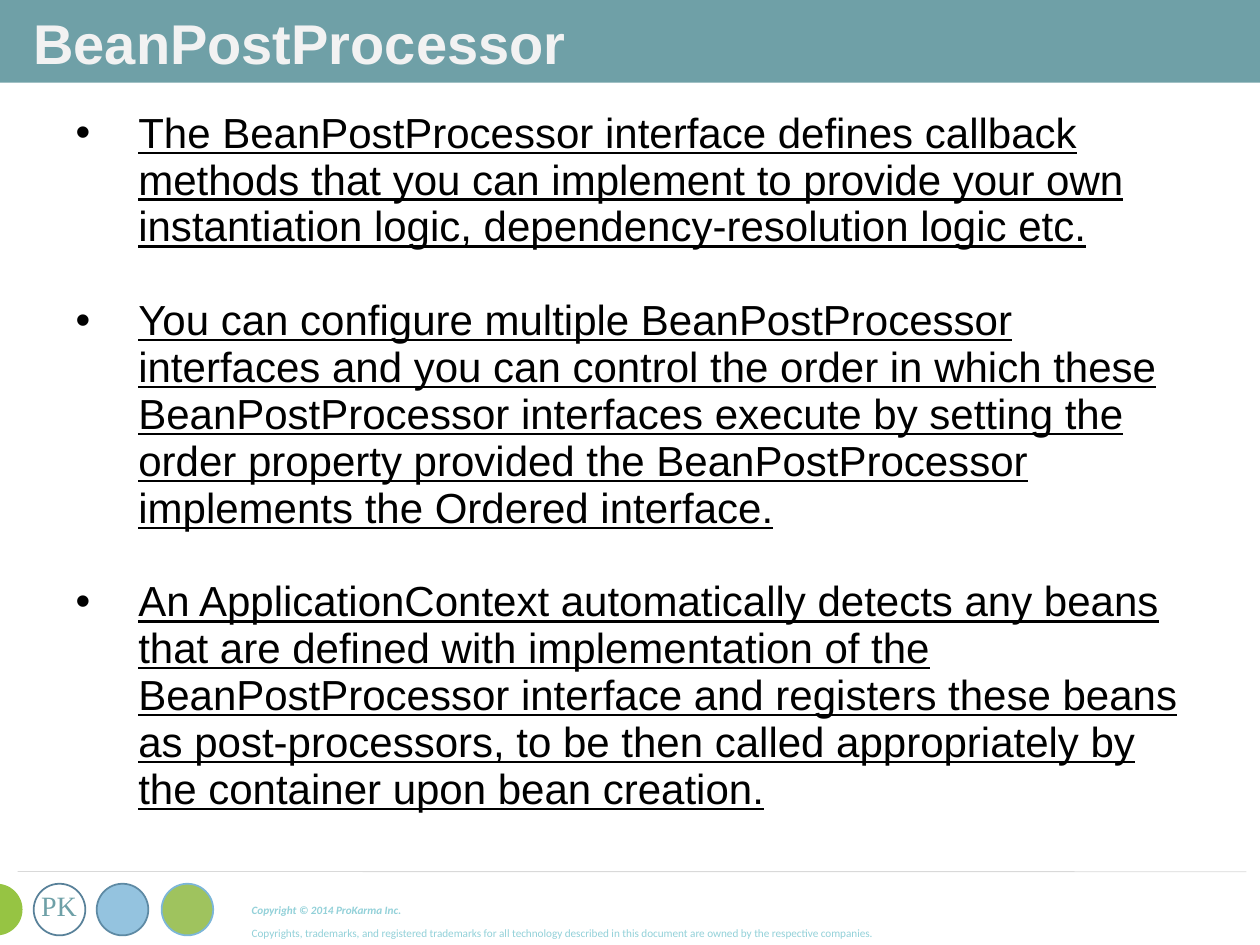
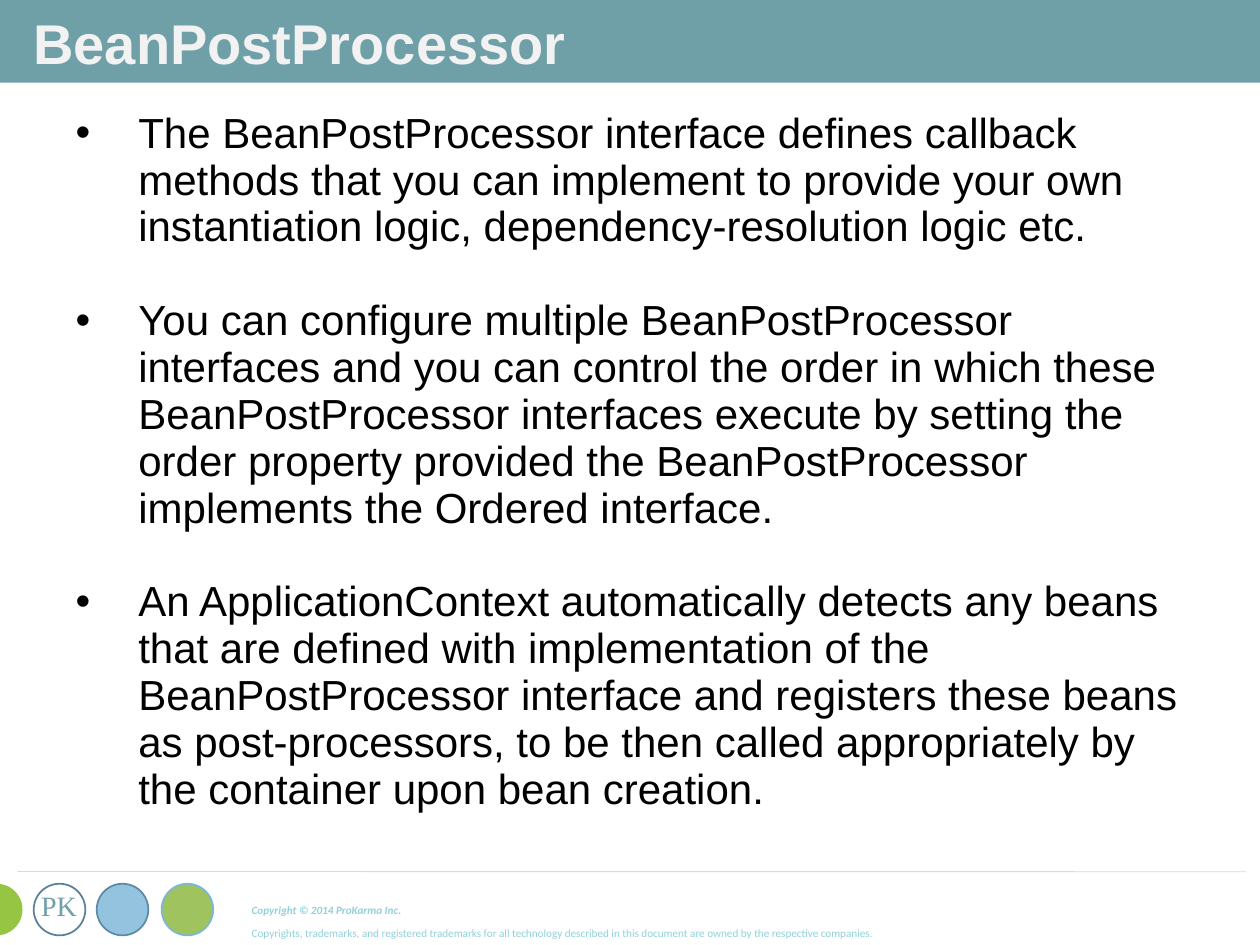
Before and after one commit to mshashi/pkma-spring-core-training, a slide deck: slide 38 of SpringCore.ppt. Drawn at 1260x945 pixels with LibreOffice and Linux fonts; fonts in the diff are those of the drawing. Boxes give left, top, right and bottom in pixels: in the first picture for what was removed or moved away, otherwise in the second. Text is boxed around its words. In the diff, an @@ line names an element or a change of style, - is before the commit and + after.

```diff
--- a/SpringCore.ppt
+++ b/SpringCore.ppt
@@ text "The BeanPostProcessor interface defines callback ..." at bbox=[138, 117, 1177, 812]: underline off @@
```
Also in this commit, not shown: 17 other slides changed.
